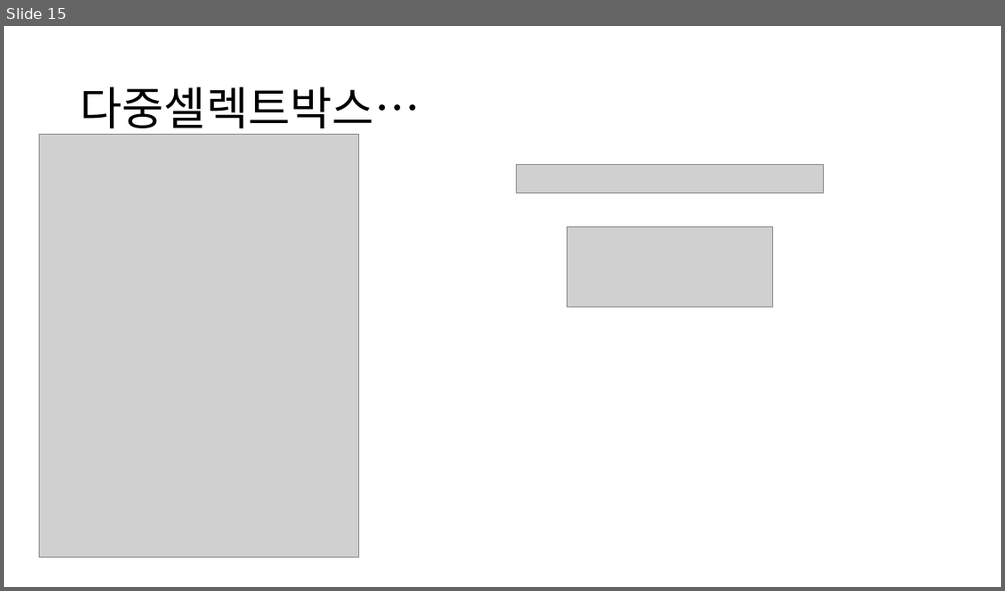
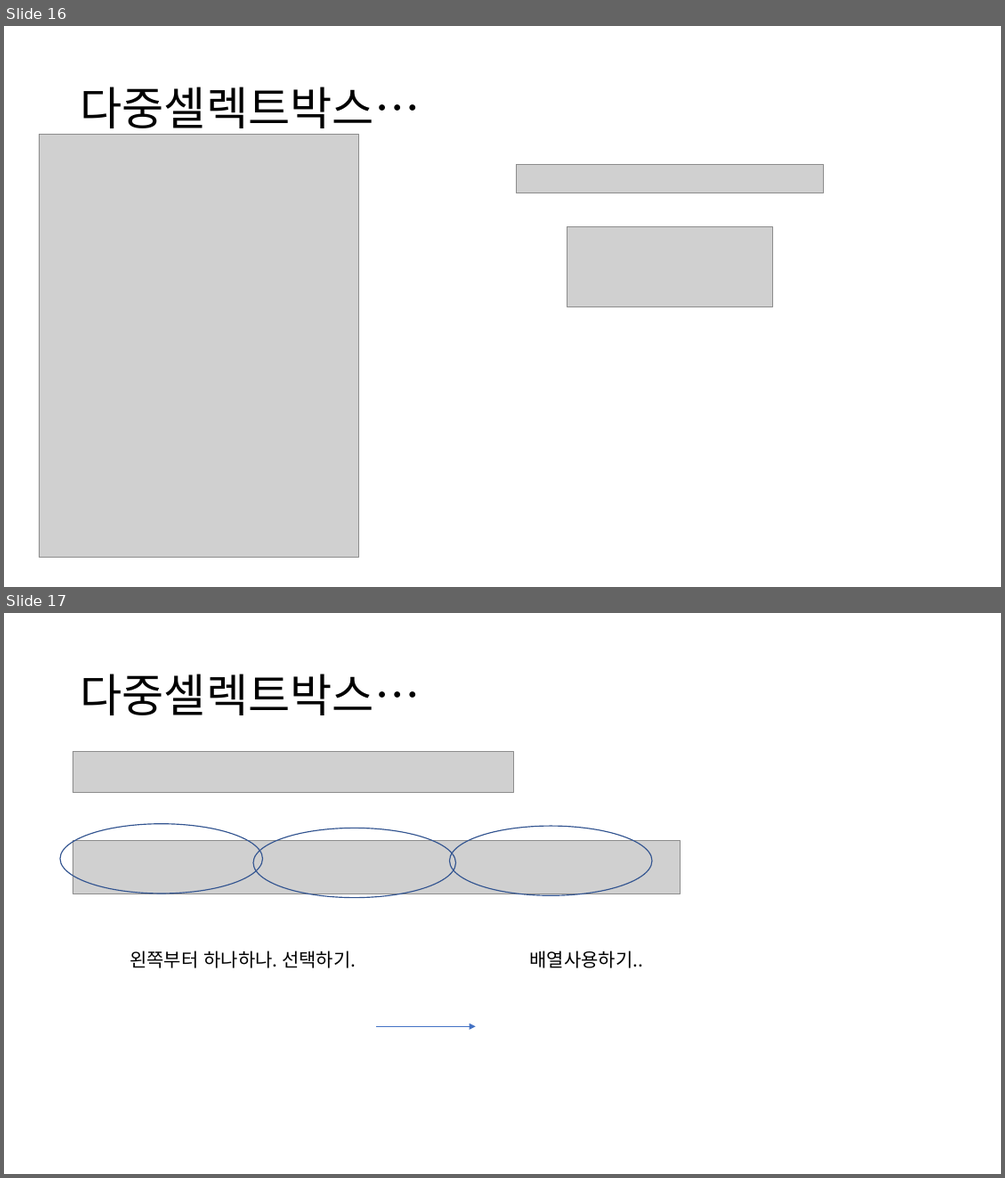
Before and after one commit to ehduq22/S-W-Project, a slide deck: 농산물 시세(13주차).pptx. Shown one above the other, each under a label of ours: slide 15 before the commit, slides 16 and 17 after it. The pictures are 1005x591 and 1005x1178 pixels, drawn with LibreOffice and Linux fonts; fonts in the diff are those of the drawing; grey boxes stand for pictures. Boxes give left, top, right and bottom in pixels: in the first picture for what was removed or moved away, otherwise in the second. Text is boxed around its words. In the diff, an @@ line names an element or a change of style, - is before the commit and + after.

```diff
--- a/농산물 시세(13주차).pptx
+++ b/농산물 시세(13주차).pptx
@@ slide 17 added at (4, 613, 1001, 1174), background #FFFFFF @@
@@ title added at (80, 674, 420, 715), 44 pt, text #000000 @@
+다중셀렉트박스…
@@ picture added at (73, 751, 514, 793) @@
@@ ellipse added at (60, 824, 263, 893), outline #325491 1 pt @@
@@ ellipse added at (450, 826, 652, 896), outline #325491 1 pt @@
@@ picture added at (73, 840, 680, 893) @@
@@ ellipse added at (253, 827, 455, 897), outline #325491 1 pt @@
@@ text added at (129, 950, 356, 968), 18 pt, text #000000 @@
+왼쪽부터 하나하나. 선택하기.
@@ text added at (529, 950, 643, 968), 18 pt, text #000000 @@
+배열사용하기..
@@ arrow added from (376, 1027) to (476, 1027), #4472C4 0.5 pt @@
@@ what was slide 15 is now slide 16 @@
```
Also in this commit, not shown: 1 other slide added.
